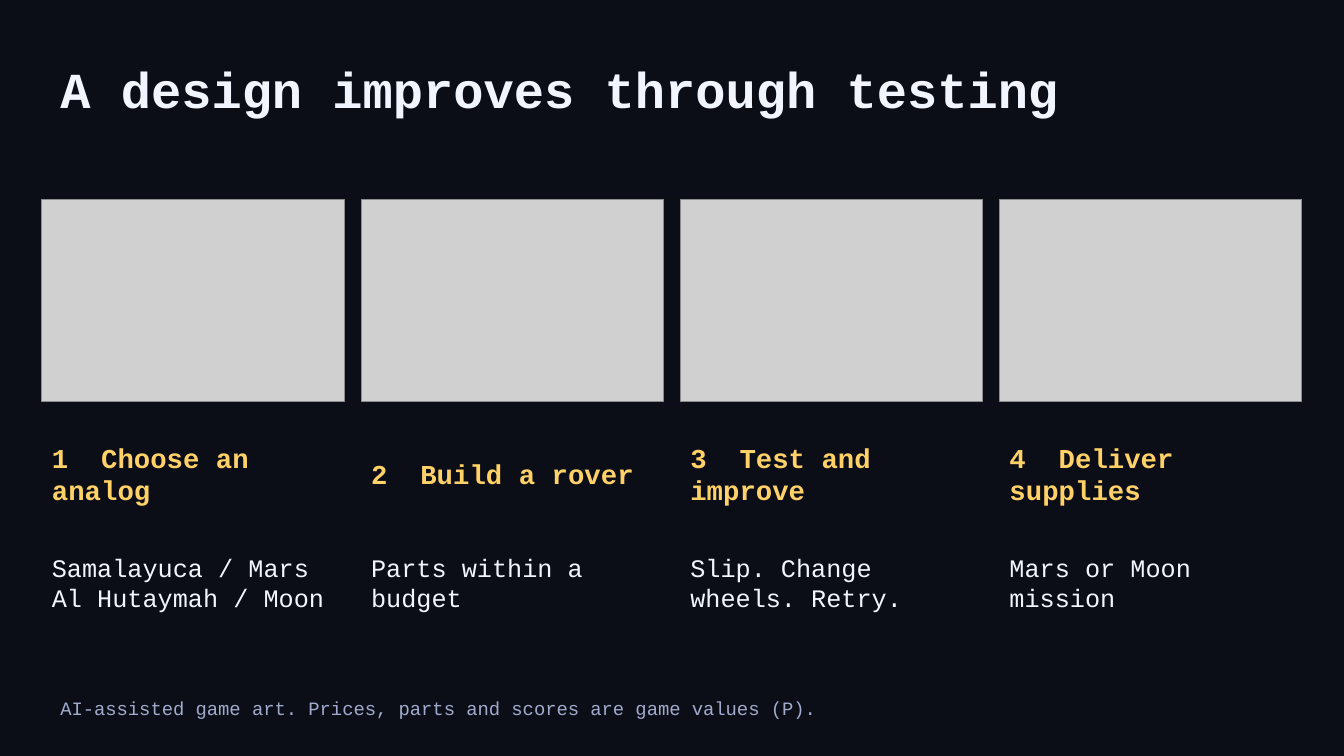
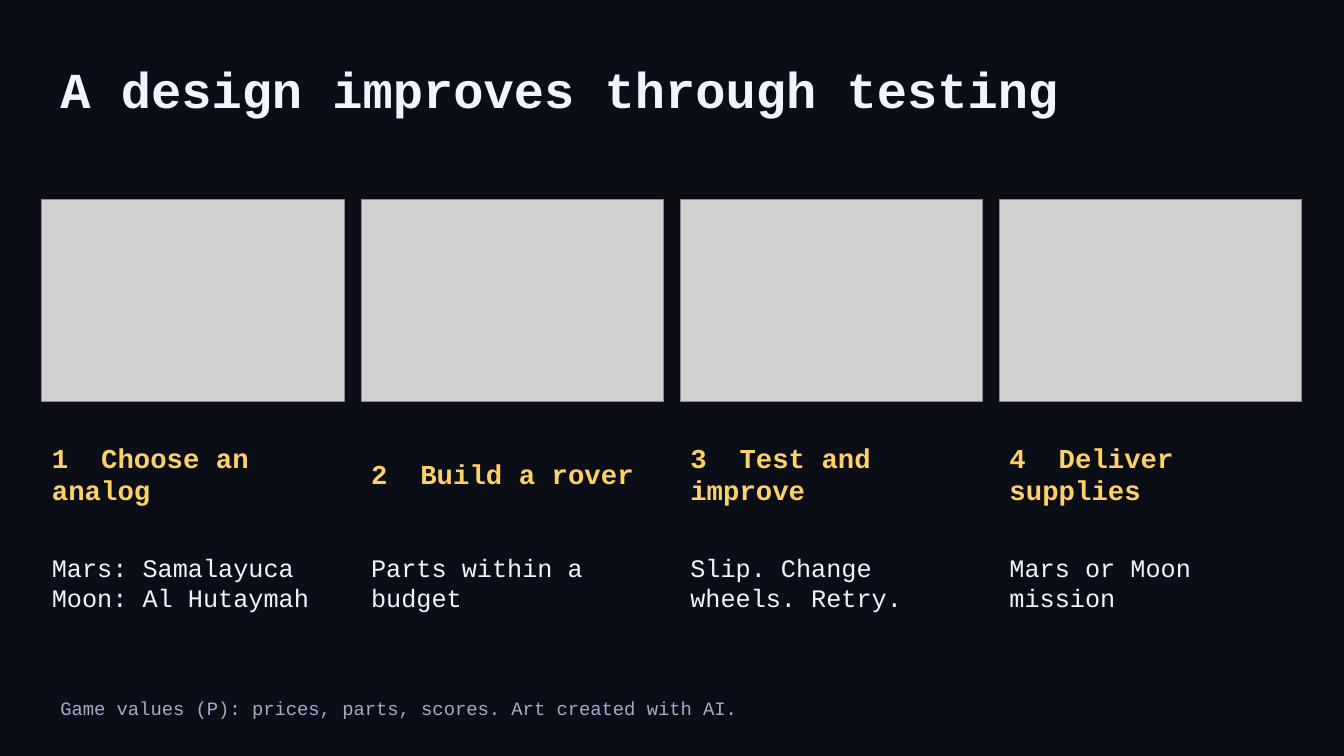
Before and after one commit to Niettzche/spaceapps-2026, a slide deck: slide 5 of docs/media/marsception_slides.pptx. Drawn at 1344x756 pixels with LibreOffice and Linux fonts; fonts in the diff are those of the drawing; grey boxes stand for pictures. Boxes give left, top, right and bottom in pixels: in the first picture for what was removed or moved away, otherwise in the second. Text is boxed around its words. In the diff, an @@ line names an element or a change of style, - is before the commit and + after.

```diff
--- a/docs/media/marsception_slides.pptx
+++ b/docs/media/marsception_slides.pptx
@@ text at <box>52,559,309,613</box>: text changed @@
-Samalayuca / Mars
-Al Hutaymah / Moon
+Mars: Samalayuca
+Moon: Al Hutaymah
@@ text at <box>60,702,737,719</box>: text changed @@
-AI-assisted game art. Prices, parts and scores are game values (P).
+Game values (P): prices, parts, scores. Art created with AI.
```
Also in this commit, not shown: 1 other slide changed, 1 slide added, 1 slide removed, 13 other files.
